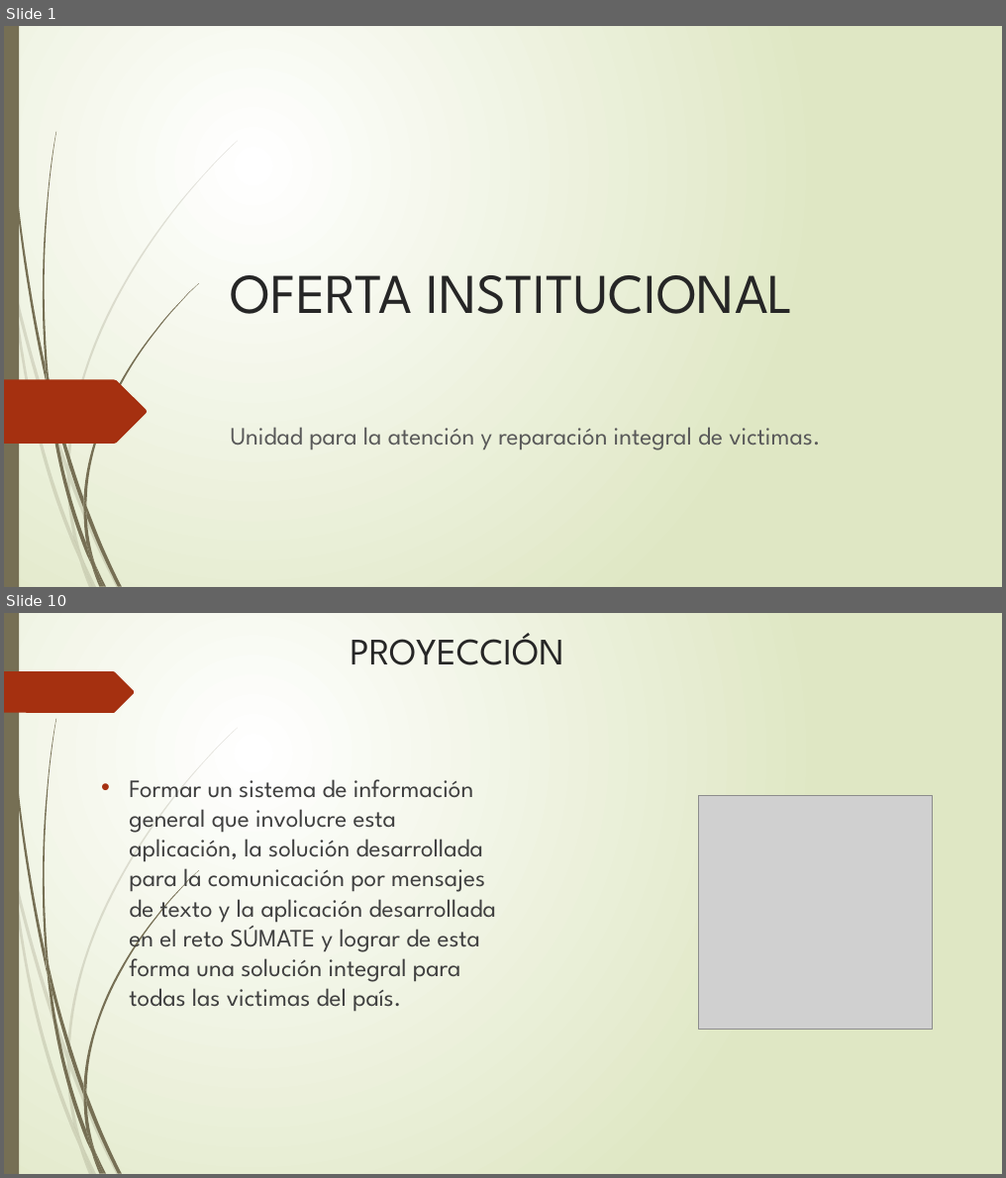
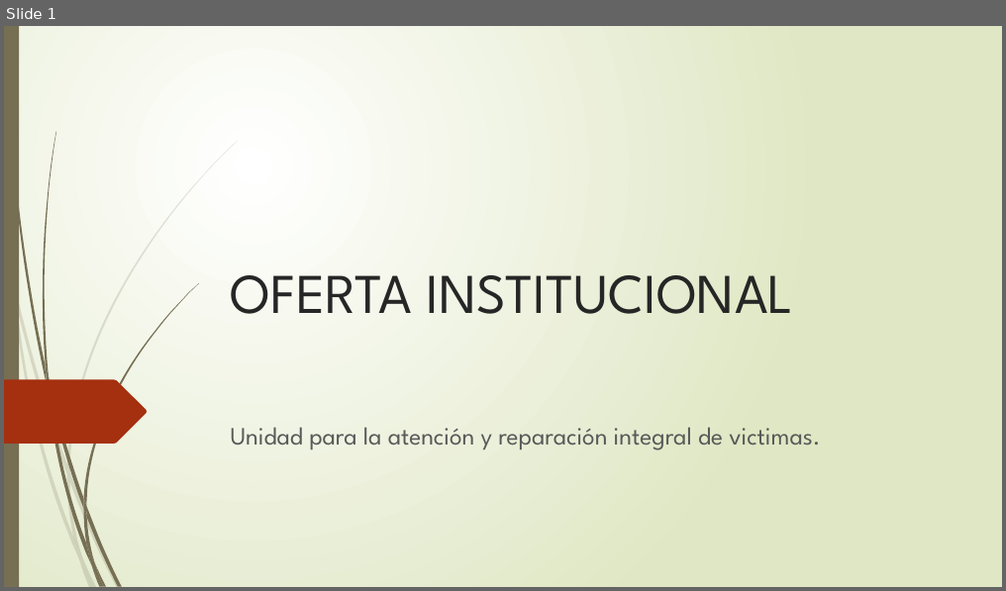
Before and after one commit to anfesmo/Oferta_Institucional, a slide deck: Presentación1.pptx. Shown one above the other, each under a label of ours: slides 1 and 10 before the commit, slide 1 after it; the slides between them are not shown. The pictures are 1006x1178 and 1006x591 pixels, drawn with LibreOffice and Linux fonts; fonts in the diff are those of the drawing; grey boxes stand for pictures. Boxes give left, top, right and bottom in pixels: in the first picture for what was removed or moved away, otherwise in the second. Text is boxed around its words. In the diff, an @@ line names an element or a change of style, - is before the commit and + after.

```diff
--- a/Presentación1.pptx
+++ b/Presentación1.pptx
@@ slide 10 removed at (x1=4, y1=613, x2=1002, y2=1174), background gradient #FFFFFF to #DFE8C4; not listed: 23 template elements that a slide beside it also shows @@
@@ title removed at (x1=350, y1=633, x2=563, y2=665) @@
-PROYECCIÓN
@@ freeform shape removed at (x1=4, y1=671, x2=135, y2=713) @@
@@ text removed at (x1=129, y1=779, x2=496, y2=1012) @@
-• Formar un sistema de información general que involucre esta aplicación, la solución desarrollada para la comunicación por mensajes de texto y la aplicación desarrollada en el reto SÚMATE y lograr de esta forma una solución integral para todas las victimas del país.
@@ picture removed at (x1=699, y1=796, x2=933, y2=1029) @@
```
Also in this commit, not shown: 6 slides changed, 6 slides added, 2 other slides removed, 1 other file.
